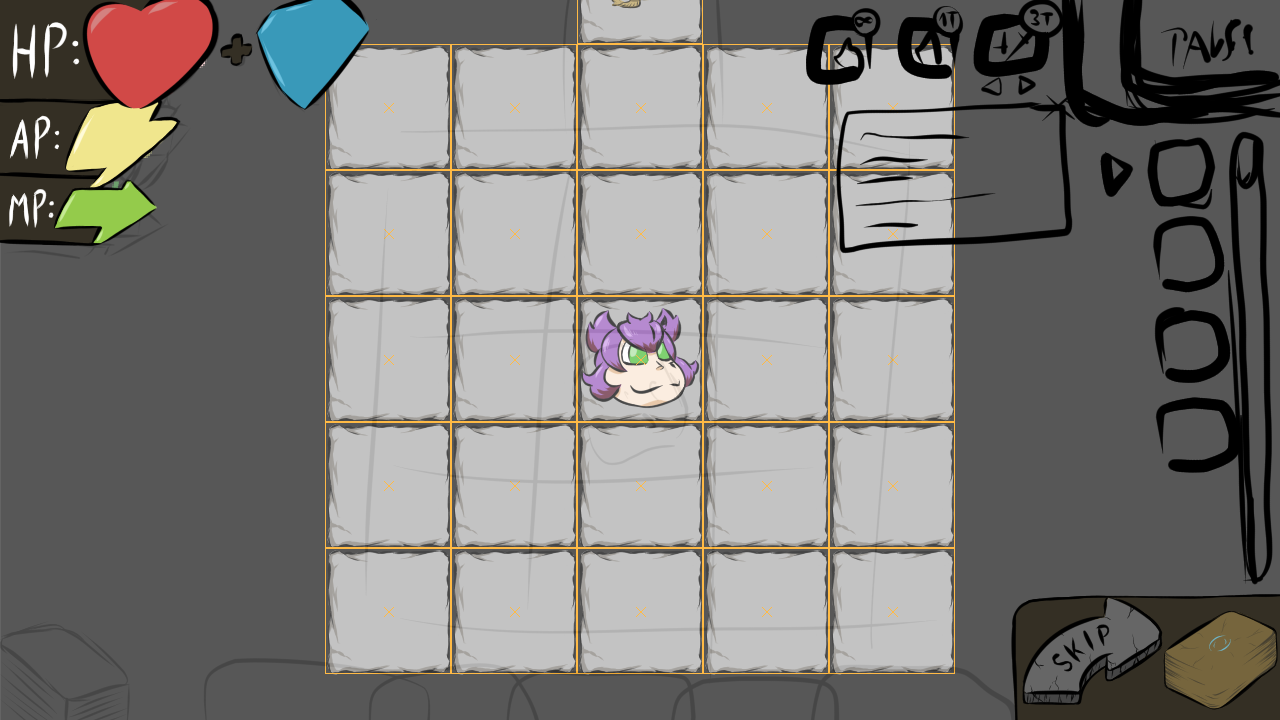
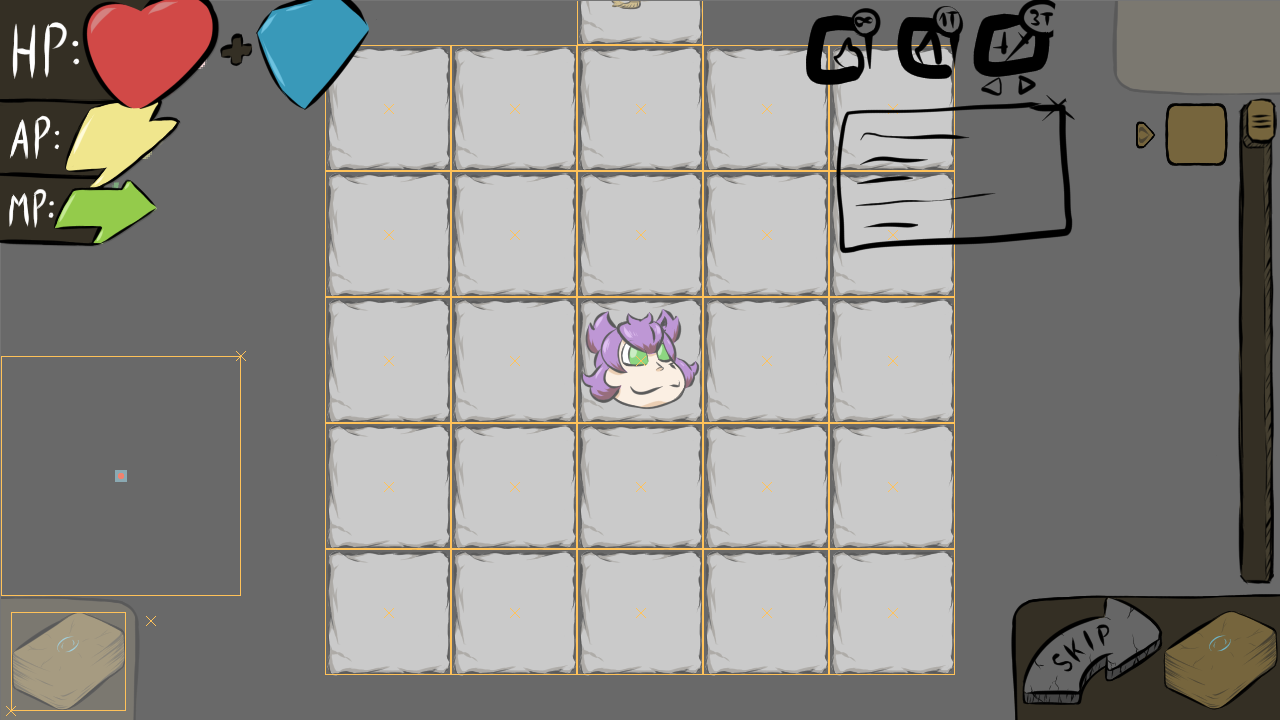
Comparing the layer stacks of the two 1280 x 720 images. Changes:
added group "timeline" with 4 layers above "Calque de dessin 16" over [1088, 0, 1280, 597]
added layer "Arrière-plan" (1st of 4, in "timeline") in group "timeline" over [1152, 64, 1280, 192]
added layer "Arrière-plan" (2nd of 4, in "timeline") in group "timeline" over [1216, 64, 1280, 596]
added layer "Arrière-plan" (3rd of 4, in "timeline") in group "timeline" over [1088, 0, 1280, 192]
added layer "Arrière-plan" (4th of 4, in "timeline") in group "timeline" over [1088, 64, 1280, 192]
painted on "Calque de dessin 16" over [768, 0, 1280, 640]
painted on "Copier de Calque de dessin 8" over [1024, 512, 1152, 603]
painted on "Copier de Calque de dessin 1" over [960, 512, 1216, 720]
painted on "C''" over [1024, 576, 1152, 603]
painted on "C" over [960, 576, 1216, 704]
painted on "B" (1st of 2, in "Calque de groupe 2" › "buttonArrowUp") over [960, 576, 1216, 704]
painted on "Calque de dessin 4" over [960, 576, 1216, 720]
painted on "Calque de dessin 9" over [960, 576, 1280, 720]
painted on "lineHP" over [153, 0, 256, 128]
painted on "colorHP" over [153, 0, 256, 128]
painted on "colorSP" over [192, 0, 384, 128]
renamed "demoScreen" to "Calque de dessin 17 (collé)", opacity 73% → 65%, painted on it over [0, 0, 1280, 720]
removed layer "croki" (was 25%) over [0, 0, 1280, 720]
